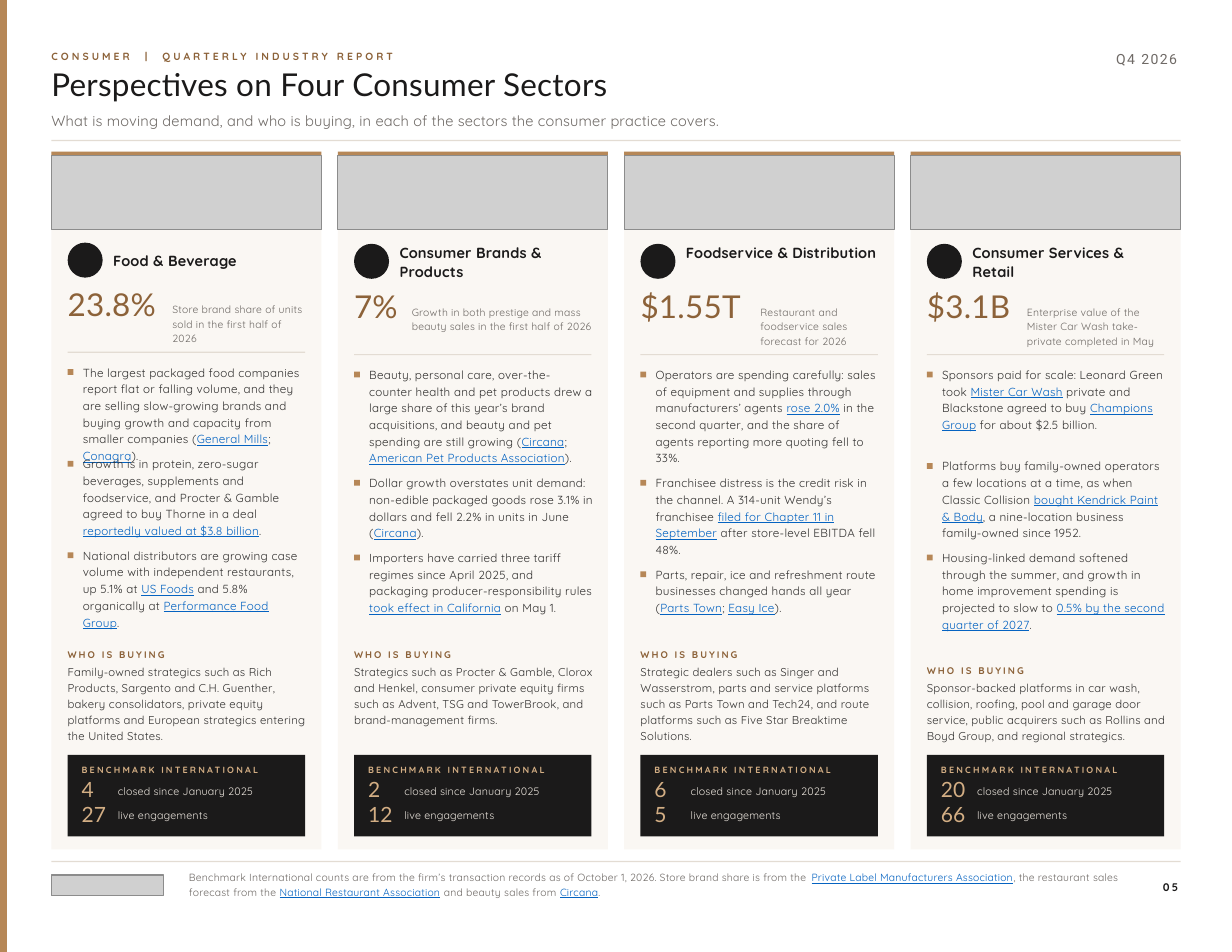
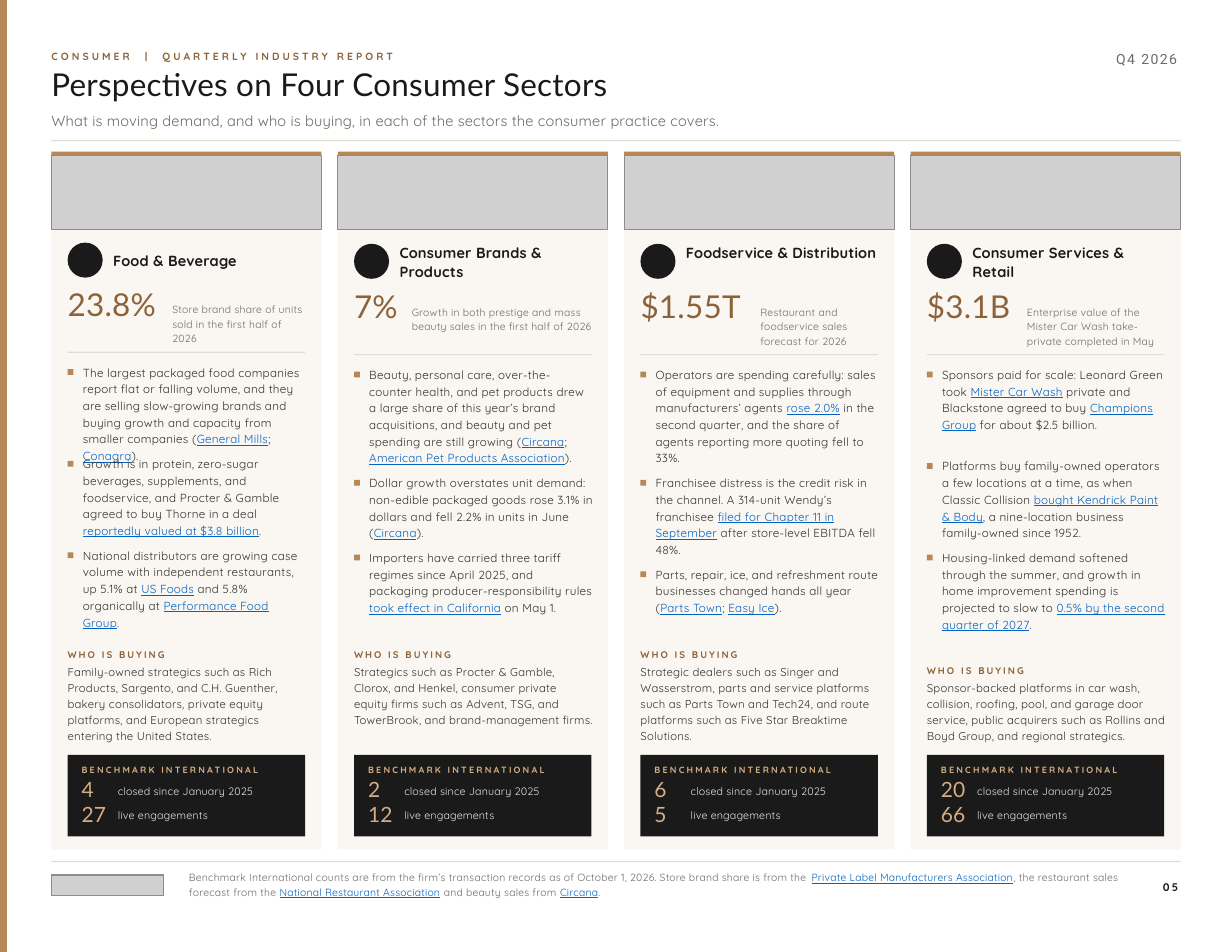
Before and after one commit to jp-hardin/about, a slide deck: slide 5 of mid-market-practice/_build/reports/consumer-q4-2026/brief.pptx. Drawn at 1232x952 pixels with LibreOffice and Linux fonts; fonts in the diff are those of the drawing; grey boxes stand for pictures; background and template pictures are left out. Boxes give left, top, right and bottom in pixels: in the first picture for what was removed or moved away, otherwise in the second. Text is boxed around its words. In the diff, an @@ line names an element or a change of style, - is before the commit and + after.

```diff
--- a/mid-market-practice/_build/reports/consumer-q4-2026/brief.pptx
+++ b/mid-market-practice/_build/reports/consumer-q4-2026/brief.pptx
@@ text at <box>369,370,584,465</box>: text changed @@
-Beauty, personal care, over-the-counter health and pet products drew a large share of this year’s brand acquisitions, and beauty and pet spending are still growing (Circana; American Pet Products Association).
+Beauty, personal care, over-the-counter health, and pet products drew a large share of this year’s brand acquisitions, and beauty and pet spending are still growing (Circana; American Pet Products Association).
@@ text at <box>83,456,279,538</box>: text changed @@
-Growth is in protein, zero-sugar beverages, supplements and foodservice, and Procter & Gamble agreed to buy Thorne in a deal reportedly valued at $3.8 billion.
+Growth is in protein, zero-sugar beverages, supplements, and foodservice, and Procter & Gamble agreed to buy Thorne in a deal reportedly valued at $3.8 billion.
@@ text at <box>656,570,878,615</box>: text changed @@
-Parts, repair, ice and refreshment route businesses changed hands all year (Parts Town; Easy Ice).
+Parts, repair, ice, and refreshment route businesses changed hands all year (Parts Town; Easy Ice).
@@ text at <box>68,667,277,743</box>: text changed @@
-Family-owned strategics such as Rich Products, Sargento and C.H. Guenther, bakery consolidators, private equity platforms and European strategics entering the United States.
+Family-owned strategics such as Rich Products, Sargento, and C.H. Guenther, bakery consolidators, private equity platforms, and European strategics entering the United States.
@@ text at <box>354,667,593,727</box>: text changed @@
-Strategics such as Procter & Gamble, Clorox and Henkel, consumer private equity firms such as Advent, TSG and TowerBrook, and brand-management firms.
+Strategics such as Procter & Gamble, Clorox, and Henkel, consumer private equity firms such as Advent, TSG, and TowerBrook, and brand-management firms.
@@ text at <box>927,683,1165,743</box>: text changed @@
-Sponsor-backed platforms in car wash, collision, roofing, pool and garage door service, public acquirers such as Rollins and Boyd Group, and regional strategics.
+Sponsor-backed platforms in car wash, collision, roofing, pool, and garage door service, public acquirers such as Rollins and Boyd Group, and regional strategics.
```
Also in this commit, not shown: 14 other slides changed, 36 other files.
